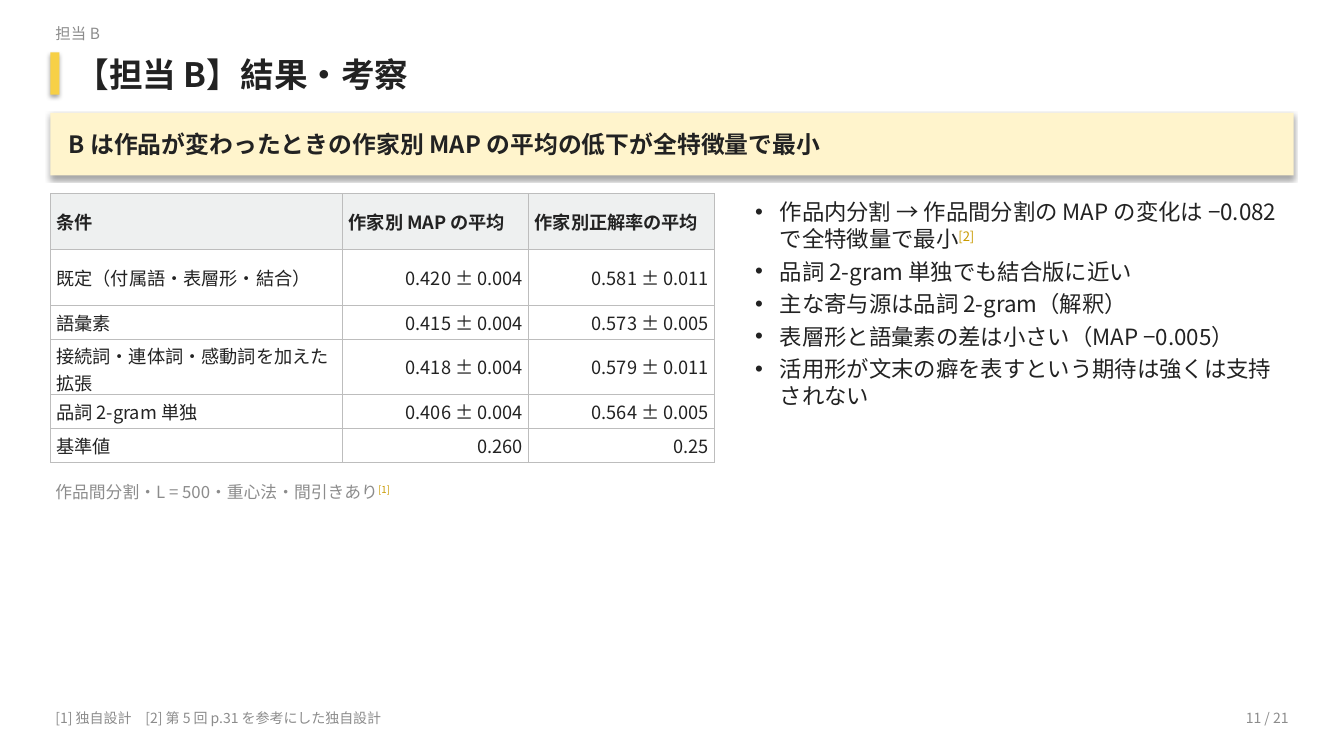
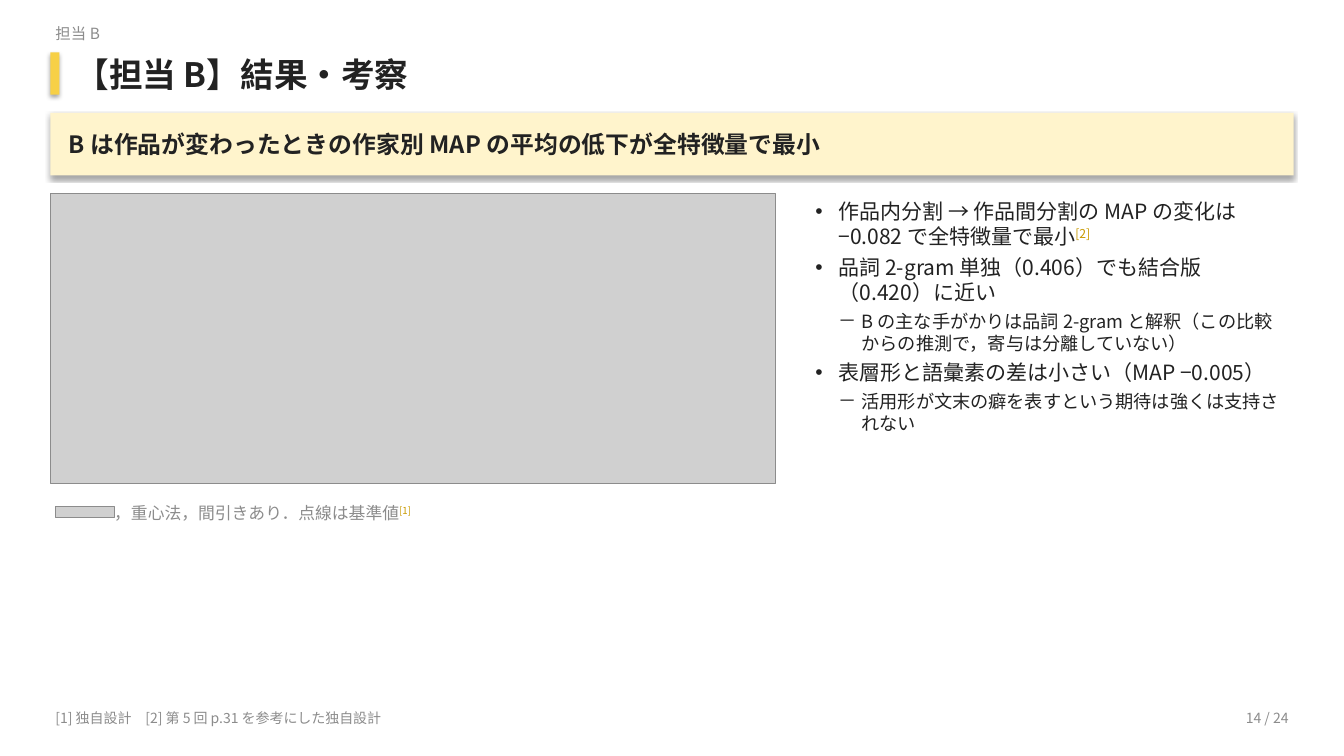
Before and after one commit to matsumoto-af22041/text-author-identifier-nlps, a slide deck: slide 14 of presentation/slides.pptx (slide 11 before the commit). Drawn at 1344x756 pixels with LibreOffice and Linux fonts; fonts in the diff are those of the drawing; grey boxes stand for pictures. Boxes give left, top, right and bottom in pixels: in the first picture for what was removed or moved away, otherwise in the second. Text is boxed around its words. In the diff, an @@ line names an element or a change of style, - is before the commit and + after.

```diff
--- a/presentation/slides.pptx
+++ b/presentation/slides.pptx
@@ table removed at (x1=50, y1=194, x2=716, y2=463), 6 rows, 3 columns @@
-条件 | 作家別 MAP の平均 | 作家別正解率の平均
-既定（付属語・表層形・結合） | 0.420 ± 0.004 | 0.581 ± 0.011
-語彙素 | 0.415 ± 0.004 | 0.573 ± 0.005
-接続詞・連体詞・感動詞を加えた拡張 | 0.418 ± 0.004 | 0.579 ± 0.011
-品詞 2-gram 単独 | 0.406 ± 0.004 | 0.564 ± 0.005
-基準値 | 0.260 | 0.25
@@ picture added at (x1=50, y1=194, x2=775, y2=484) @@
@@ text "作品内分割 → 作品間分割の MAP の変化は ..." moved from (x1=780, y1=201, x2=1276, y2=405) to (x1=839, y1=201, x2=1279, y2=431) @@
@@ text at (x1=839, y1=201, x2=1279, y2=431): size 16 to 15 pt in "作品内分割 → 作品間分割の MAP の変化は −0.082 で全特徴量で最小[2]", "表層形と語彙素の差は小さい（MAP −0.005）"; size 16 to 13 pt in "活用形が文末の癖を表すという期待は強くは支持されない"; indent changed; line spacing 1 to 18pt; bullet • to －; line spacing 1 to 15.6pt @@
@@ text at (x1=839, y1=257, x2=1272, y2=352): text changed; size 16 to 13 pt @@
-• 品詞 2-gram 単独でも結合版に近い
-• 主な寄与源は品詞 2-gram（解釈）
+• 品詞 2-gram 単独（0.406）でも結合版（0.420）に近い
+－ B の主な手がかりは品詞 2-gram と解釈（この比較からの推測で，寄与は分離していない）
@@ picture added at (x1=55, y1=506, x2=114, y2=517) @@
@@ text at (x1=114, y1=505, x2=411, y2=521): text changed @@
-作品間分割・L = 500・重心法・間引きあり[1]
+，重心法，間引きあり．点線は基準値[1]
@@ text at (x1=1246, y1=712, x2=1289, y2=723): text changed @@
-11 / 21
+14 / 24
```
Also in this commit, not shown: 33 other slides changed, 7 slides added, 2 slides removed, 25 other files.
